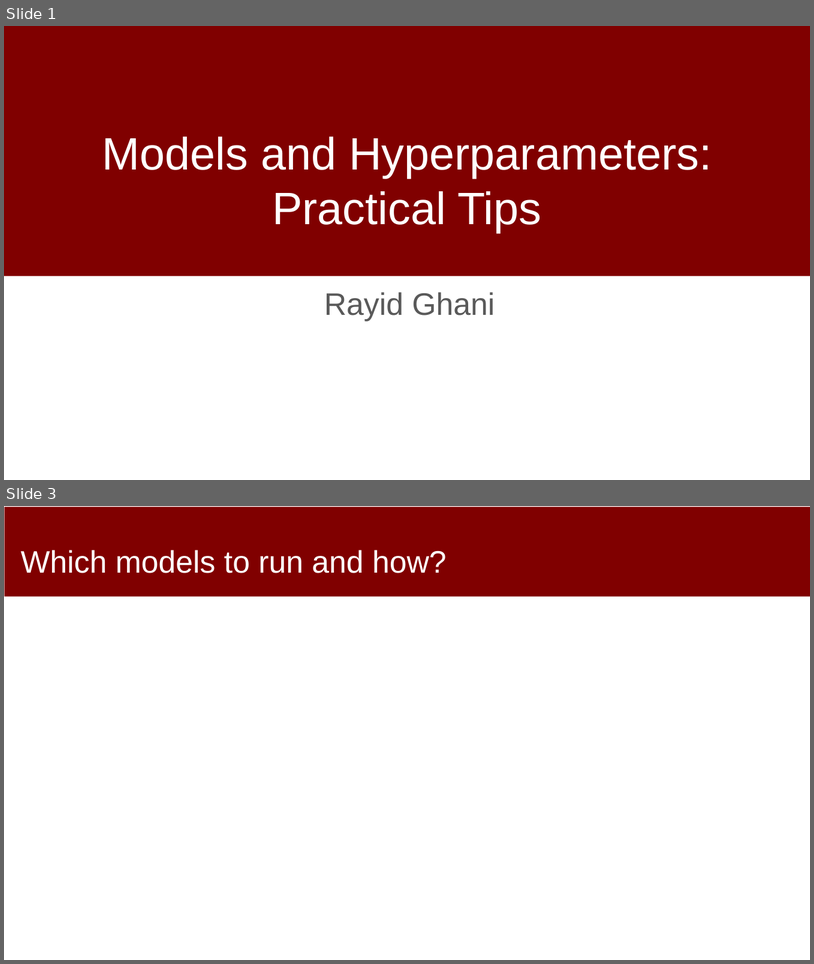
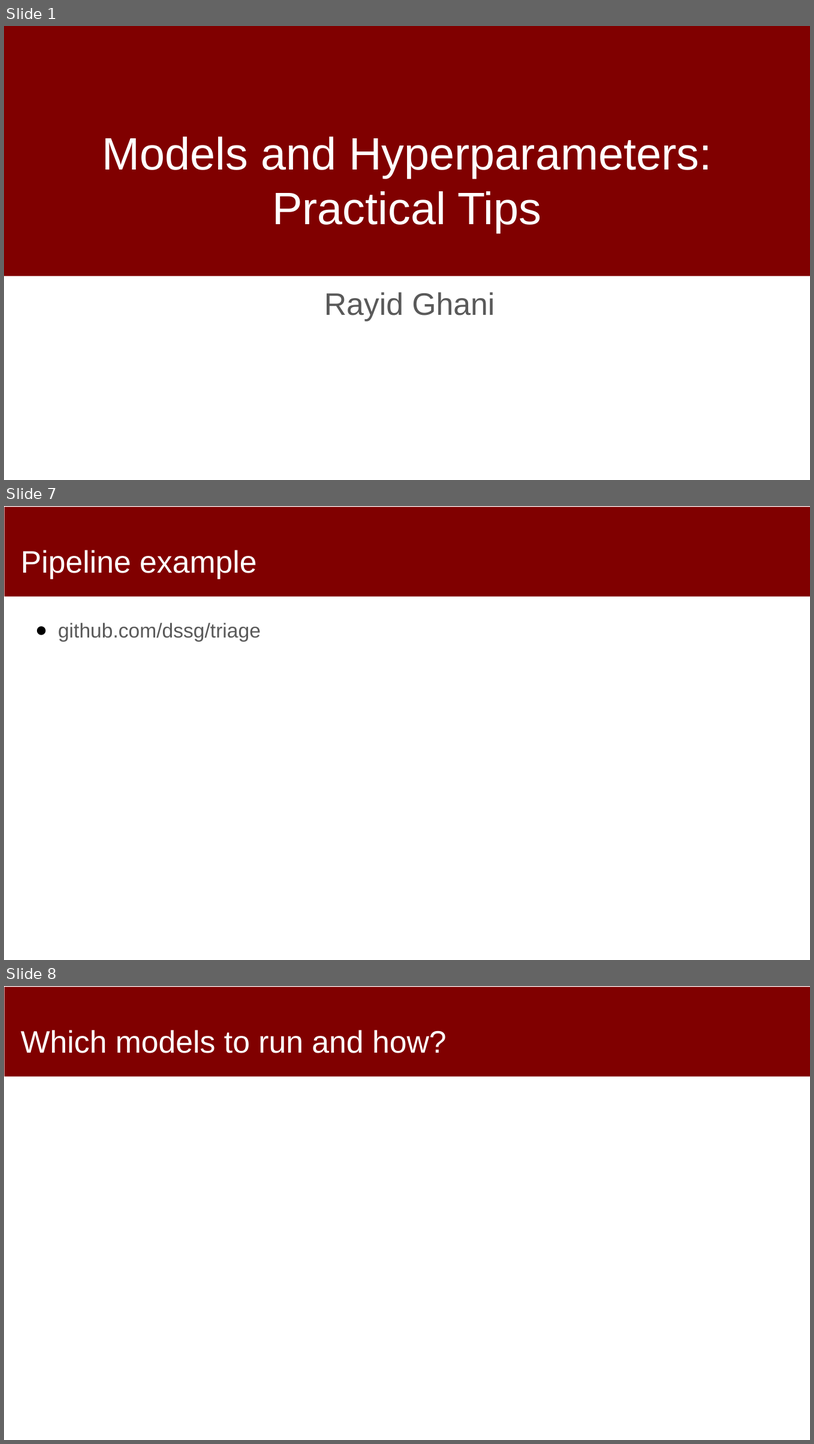
Before and after one commit to dssg/MLinPractice, a slide deck: Lectures/Lecture9-PracticalModeling-Hyperparameters.pptx. Shown one above the other, each under a label of ours: slides 1 and 3 before the commit, slides 1, 7 and 8 after it; the slides between them are not shown. The pictures are 814x964 and 814x1444 pixels, drawn with LibreOffice and Linux fonts; fonts in the diff are those of the drawing; background and template pictures are left out. Boxes give left, top, right and bottom in pixels: in the first picture for what was removed or moved away, otherwise in the second. Text is boxed around its words. In the diff, an @@ line names an element or a change of style, - is before the commit and + after.

```diff
--- a/Lectures/Lecture9-PracticalModeling-Hyperparameters.pptx
+++ b/Lectures/Lecture9-PracticalModeling-Hyperparameters.pptx
@@ slide 7 added at (x1=4, y1=506, x2=810, y2=960), background #FFFFFF; not listed: 1 template element that a slide beside it also shows @@
@@ title added at (x1=21, y1=550, x2=257, y2=579), 37 pt, text #FFFFFF @@
+Pipeline example
@@ text added at (x1=58, y1=622, x2=261, y2=642), 24 pt, text #595959 @@
+● github.com/dssg/triage
@@ what was slide 3 is now slide 8 @@
```
Also in this commit, not shown: 1 slide changed, 4 other slides added.
